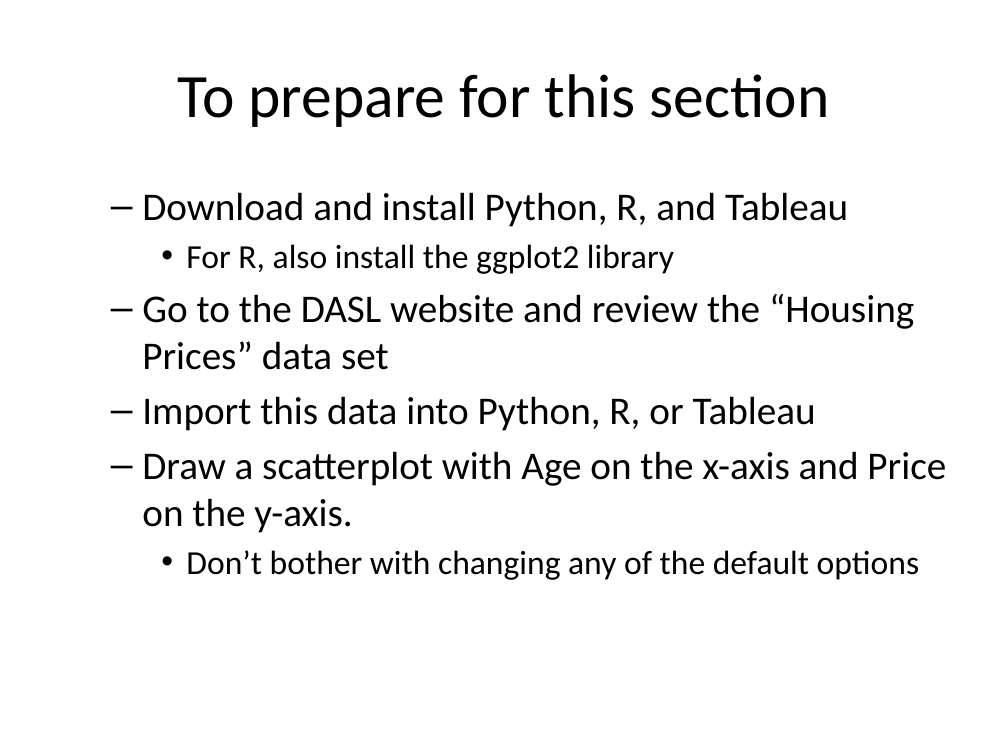
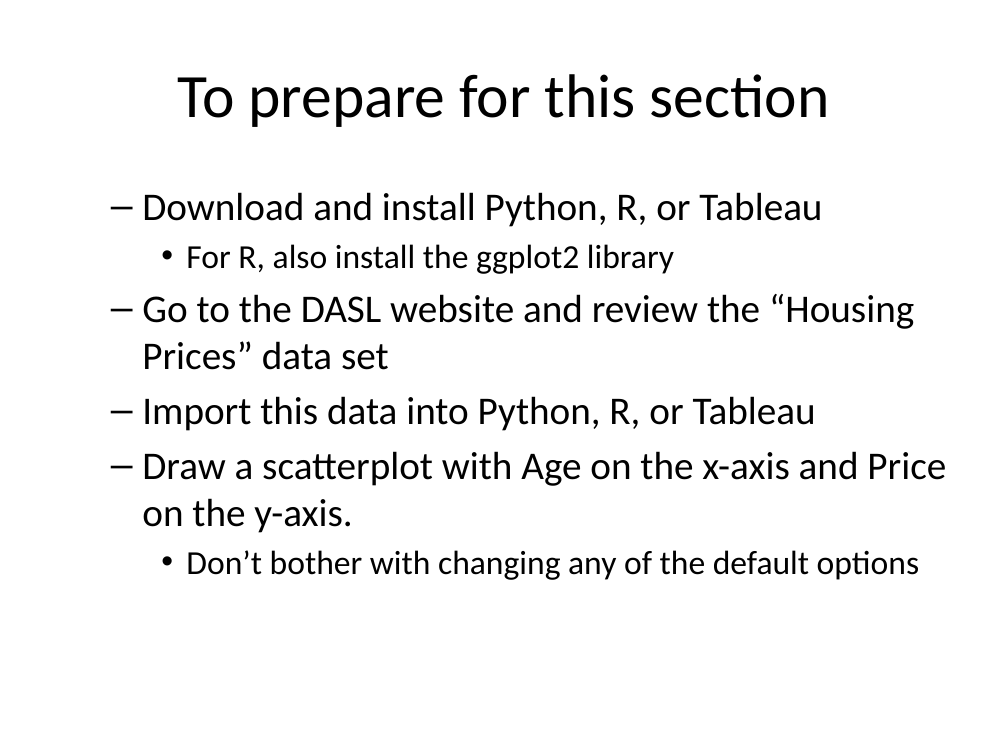
Before and after one commit to pmean/data-visualization, a slide deck: slide 3 of src/data-visualization-01-points.pptx. Drawn at 1008x756 pixels with LibreOffice and Linux fonts; fonts in the diff are those of the drawing. Boxes give left, top, right and bottom in pixels: in the first picture for what was removed or moved away, otherwise in the second. Text is boxed around its words. In the diff, an @@ line names an element or a change of style, - is before the commit and + after.

```diff
--- a/src/data-visualization-01-points.pptx
+++ b/src/data-visualization-01-points.pptx
@@ text at (142,192,822,227): text changed @@
-  – Download and install Python, R, and Tableau
+  – Download and install Python, R, or Tableau
```
Also in this commit, not shown: 2 other slides changed, 57 other files.
